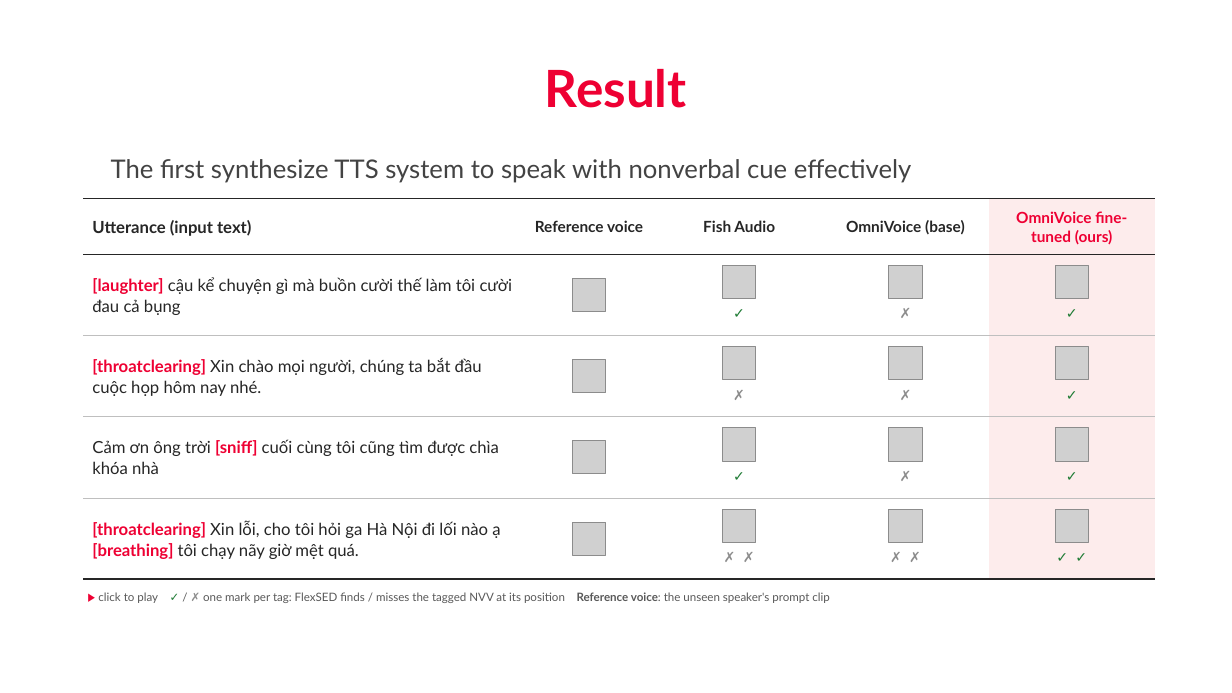
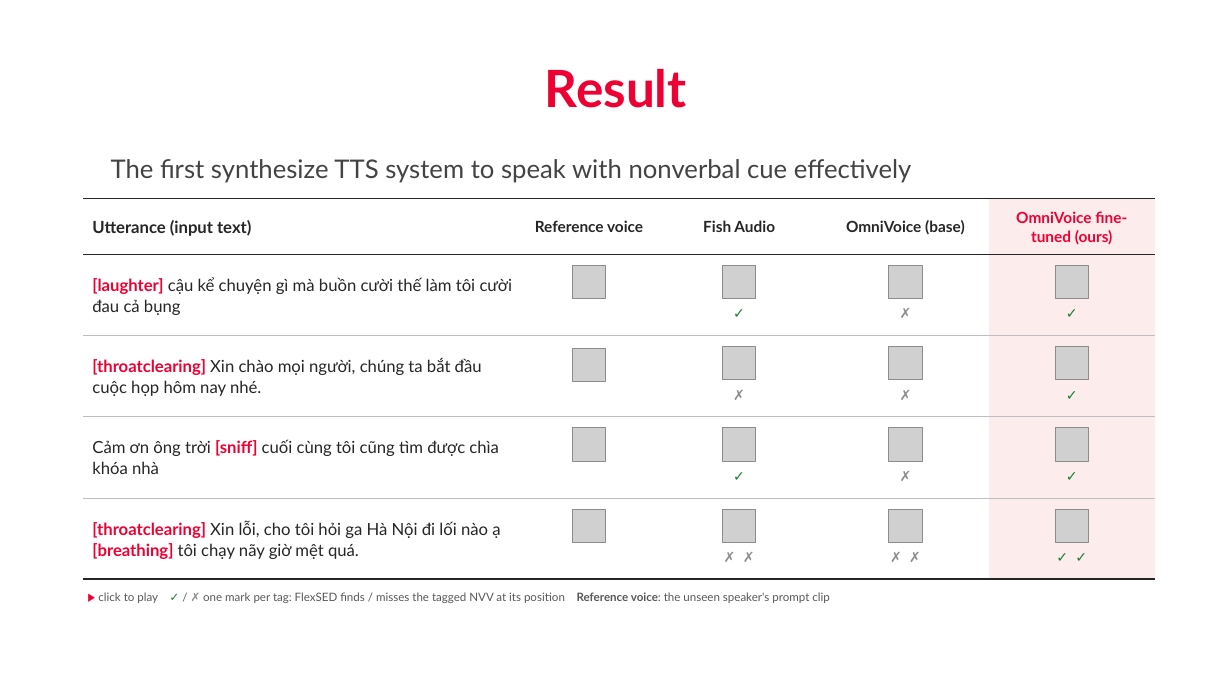
Before and after one commit to nhakanasi/VDT_GD2, a slide deck: slide 24 of Method.pptx (slide 23 before the commit). Drawn at 1232x693 pixels with LibreOffice and Linux fonts; fonts in the diff are those of the drawing; grey boxes stand for pictures; background and template pictures are left out. Boxes give left, top, right and bottom in pixels: in the first picture for what was removed or moved away, otherwise in the second. Text is boxed around its words. In the diff, an @@ line names an element or a change of style, - is before the commit and + after.

```diff
--- a/Method.pptx
+++ b/Method.pptx
@@ picture: place and size @@
-picture at (573,360,606,393)
+picture at (573,348,606,382)
@@ 3 pictures: place and size @@
-3 pictures at (573,278,606,555)
+3 pictures at (573,265,606,543)
```
Also in this commit, not shown: 9 other slides changed, 2 slides added.
